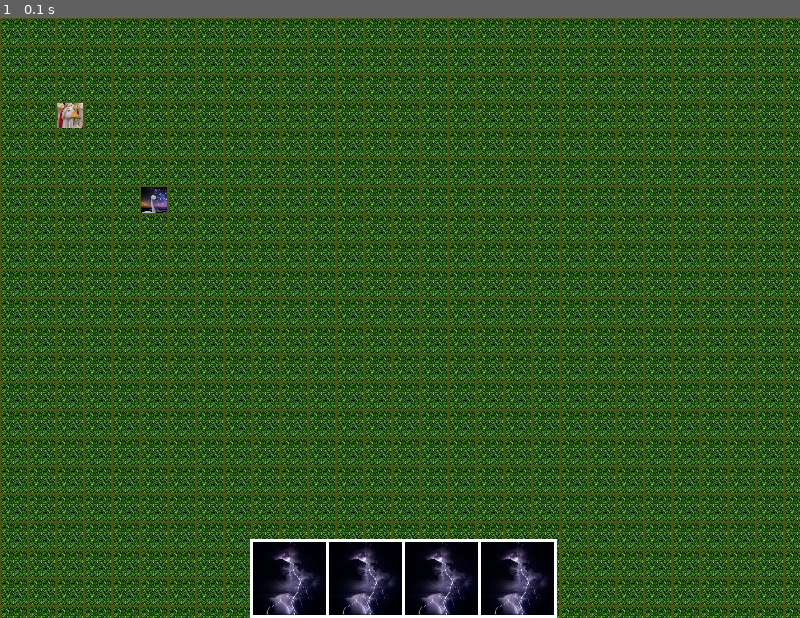
Above: before the commit, frame 1.
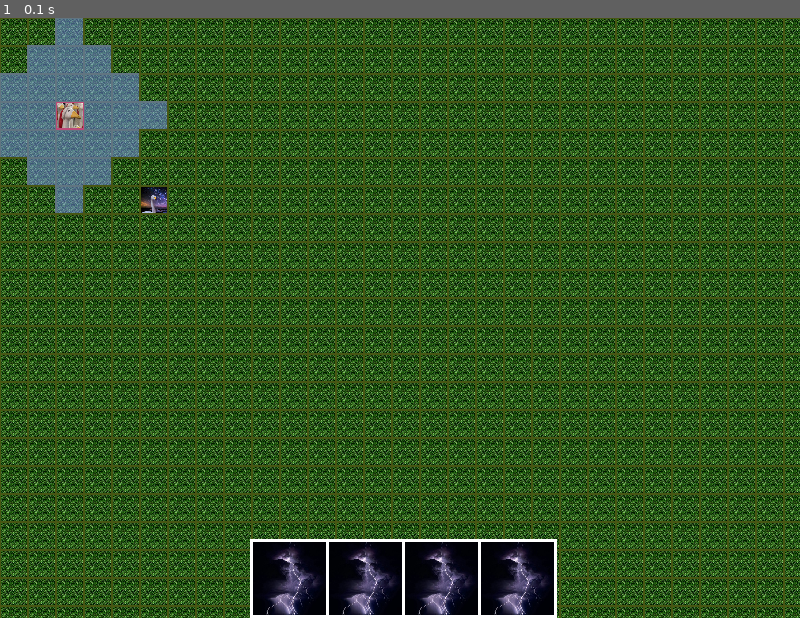
Above: after the commit, the same moment.

Repository: Qolorerr/PyGameLocalRPG
Game: pygame game, started from src/main.py
Same seed, same stepped clock (60 frames per second), same inputs: the game is played once before the commit and once after it.
Inputs:
- Up to frame 1 (0.1 s): no input

The runs differ from the first frame. In frame 1, 3.8% of the frame differs, in the area x 0-21%, y 0-33%.

Commit message:
Add highlighting

Diff:
--- a/src/essence.py
+++ b/src/essence.py
@@ -71,7 +71,7 @@
     def render(self, screen, map):
         x = map.left + self.location[0] * map.cell_size
         y = map.top + self.location[1] * map.cell_size
-        screen.blit(self.texture, (x + 1, y + 1))
+        screen.blit(self.texture, (x + map.indent, y + map.indent))
 
     def __delete__(self, instance):
         self.health = 0
--- /dev/null
+++ b/src/general.py
@@ -0,0 +1,23 @@
+# Load texture image
+import pygame
+
+
+class Texture:
+    def __init__(self, name, cell_size=28):
+        imageLink = "../res/textures/" + name
+        self.image = pygame.image.load(imageLink)
+        oldSize = self.image.get_rect().size
+        k = (cell_size - 2) / oldSize[0]
+        self.size = (int(oldSize[0] * k), int(oldSize[1] * k))
+        self.image = pygame.transform.scale(self.image, self.size)
+
+
+# List of textures
+textures = [Texture('grass.jpg'),
+            Texture('being1.png'),
+            Texture('hero1.jpg'),
+            Texture('ability1.jpg', 75),
+            Texture('attack.png', 30),
+            Texture('moveZone.png', 30)]
+
+essences = []
--- a/src/hero.py
+++ b/src/hero.py
@@ -1,6 +1,6 @@
 import pygame
 
-
+from general import textures, essences
 from essence import Essence
 
 
@@ -11,6 +11,30 @@
                  texture: pygame.image,
                  essence_code: int = 1,
                  attack_range: int = 1,
-                 move_distance: int = 1):
+                 move_distance: int = 1,
+                 mainHero: bool = False):
         super().__init__(health, damage, location, texture, essence_code, attack_range, move_distance)
+        self.mainHero = mainHero
         self.ablities = dict()
+
+    def render(self, screen, map):
+        x = map.left + self.location[0] * map.cell_size
+        y = map.top + self.location[1] * map.cell_size
+        if self.mainHero:
+            pygame.draw.rect(screen, pygame.Color("red"), (x, y, map.cell_size, map.cell_size), 2)
+            for i in range(-self.move_distance, self.move_distance + 1):
+                for j in range(-self.move_distance, self.move_distance + 1):
+                    if abs(i) + abs(j) > self.move_distance:
+                        continue
+                    x = map.left + (self.location[0] + i) * map.cell_size - map.indent
+                    y = map.top + (self.location[1] + j) * map.cell_size - map.indent
+                    screen.blit(textures[5].image, (x, y))
+            for i in essences:
+                if i == self:
+                    continue
+                x, y = i.location
+                if abs(x - self.location[0]) + abs(y - self.location[1]) <= self.attack_range:
+                    x = map.left + x * map.cell_size - map.indent
+                    y = map.top + y * map.cell_size - map.indent
+                    screen.blit(textures[4].image, (x, y))
+        super().render(screen, map)
--- a/src/main.py
+++ b/src/main.py
@@ -1,6 +1,7 @@
 import pygame
 
-from map import Map, Texture
+from general import textures, essences
+from map import Map
 from hero import Hero
 from being import Being
 from abilityInterface import Ability
@@ -8,23 +9,14 @@
 
 
 def on_click(gameMap: Map, coords):
-    global essences
     for i in range(len(essences)):
         if essences[i].location == coords:
-            if gameMap.choosedHero is None:
-                if type(essences[i]) == Being:
-                    return
-                gameMap.choosedHero = i
-            else:
-                if essences[gameMap.choosedHero].attack(essences[i]) == essences[i].ESSENSE_DIE:
-                    essences = essences[:i] + essences[(i + 1):]
-                elif essences[gameMap.choosedHero].alive() == essences[gameMap.choosedHero].ESSENSE_DIE:
-                    essences = essences[:gameMap.choosedHero] + essences[(gameMap.choosedHero + 1):]
-                gameMap.choosedHero = None
+            if essences[gameMap.choosedHero].attack(essences[i]) == essences[i].ESSENSE_DIE:
+                del(essences[i])
+            elif essences[gameMap.choosedHero].alive() == essences[gameMap.choosedHero].ESSENSE_DIE:
+                del(essences[gameMap.choosedHero])
             return
-    if gameMap.choosedHero is not None:
-        essences[gameMap.choosedHero].move(coords)
-        gameMap.choosedHero = None
+    essences[gameMap.choosedHero].move(coords)
 
     # Mouse click processing
 def get_click(gameMap: Map, pos):
@@ -36,8 +28,9 @@
     resolution = (800, 600)
     screen = pygame.display.set_mode(resolution)
     running = True
-    gameMap = Map(100, 100, textures)
-    essences.append(Hero(100, 30, (2, 3), textures[2].image, move_distance=5, attack_range=3))
+    mainHeroID = 0
+    gameMap = Map(100, 100, mainHeroID)
+    essences.append(Hero(100, 30, (2, 3), textures[2].image, 1, 5, 3, True))
     essences.append(Being(100, 50, (5, 6), textures[1].image, 10, 10))
     abilities = []
     for i in range(4):
@@ -51,15 +44,15 @@
                 get_click(gameMap, pygame.mouse.get_pos())
                 abilityInterface.get_ability_on_click(pygame.mouse.get_pos())
         gameMap.render(screen)
-        for i in essences:
-            i.render(screen, gameMap)
+        for i in range(len(essences)):
+            if i == mainHeroID:
+                continue
+            essences[i].render(screen, gameMap)
+        essences[mainHeroID].render(screen, gameMap)
         abilityInterface.render(screen)
         pygame.display.flip()
     pygame.quit()
 
 
 pygame.init()
-# List of textures
-textures = [Texture('grass.jpg'), Texture('being1.png'), Texture('hero1.jpg'), Texture('ability1.jpg', 75)]
-essences = []
 main()
--- a/src/map.py
+++ b/src/map.py
@@ -1,31 +1,24 @@
 import pygame
+
+from general import textures
 from hero import Hero
 from being import Being
 from abilityInterface import Ability
 from abilityInterface import AbilityInterface
 
 
-# Load texture image
-class Texture:
-    def __init__(self, name, cell_size=28):
-        imageLink = "../res/textures/" + name
-        self.image = pygame.image.load(imageLink)
-        oldSize = self.image.get_rect().size
-        k = (cell_size - 2) / oldSize[0]
-        self.size = (int(oldSize[0] * k), int(oldSize[1] * k))
-        self.image = pygame.transform.scale(self.image, self.size)
-
 # Game map object
 class Map:
-    def __init__(self, width, height, textures):
+    def __init__(self, width, height, choosedHero):
         self.width = width
         self.height = height
         self.left = 0
         self.top = 0
-        self.cell_size = textures[0].image.get_rect().size[0] + 2
+        self.indent = 1
+        self.cell_size = textures[0].image.get_rect().size[0] + 2 * self.indent
         self.board = [[textures[0].image for __ in range(width)] for _ in range(height)]
         self.secondColor = (71, 86, 19)
-        self.choosedHero = None
+        self.choosedHero = choosedHero
 
     # Change map settings
     def set_view(self, left, top, cell_size):
@@ -40,7 +33,7 @@
             for j in range(self.width):
                 x = self.left + j * self.cell_size
                 y = self.top + i * self.cell_size
-                screen.blit(self.board[i][j], (x + 1, y + 1))
+                screen.blit(self.board[i][j], (x + self.indent, y + self.indent))
 
     # Get cell from mouse position
     def get_cell(self, pos):
Binary file added: res/textures/attack.png
Binary file added: res/textures/moveZone.png
